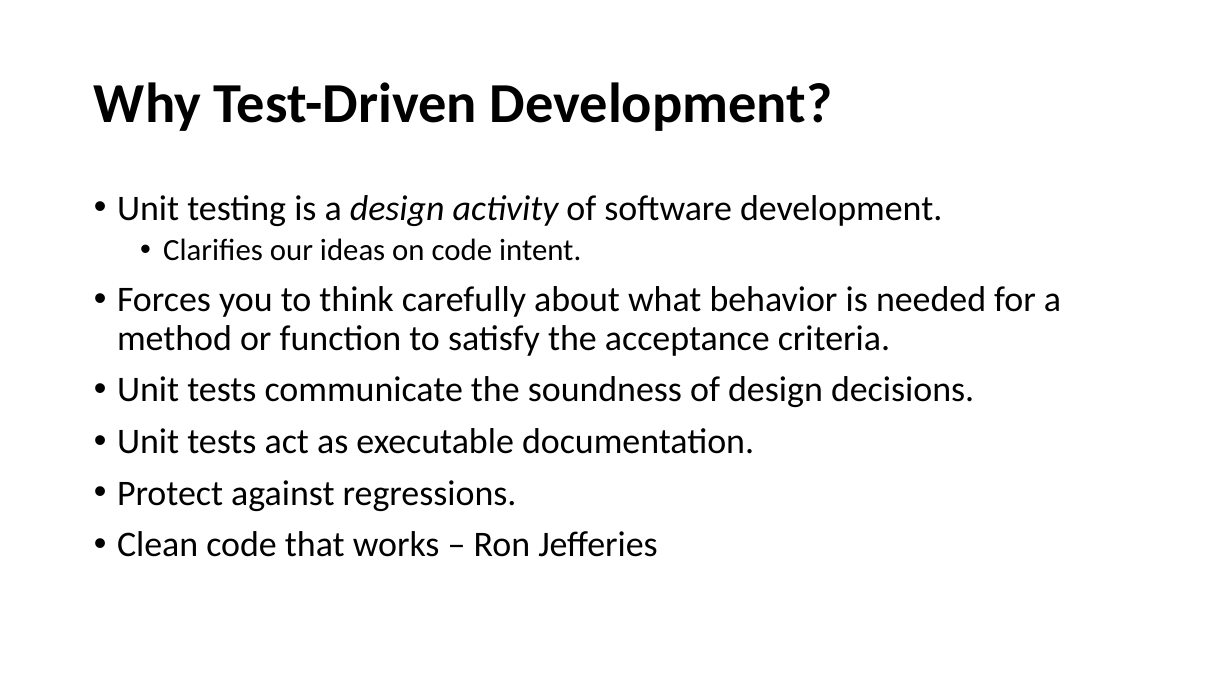
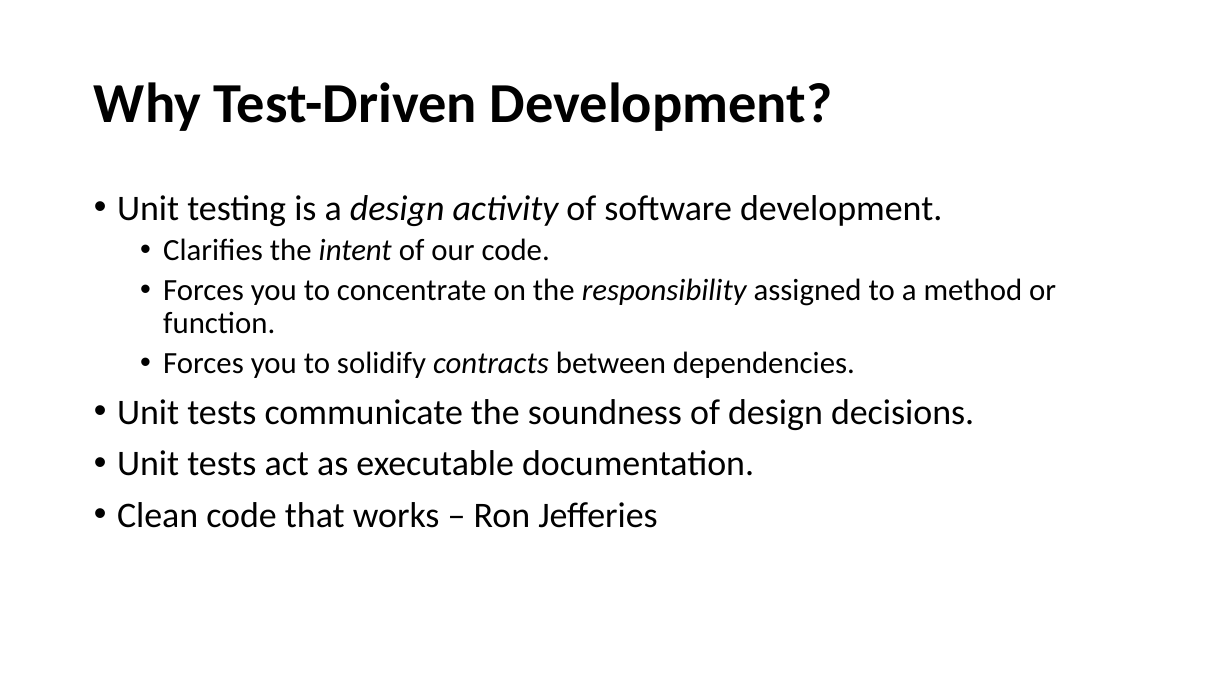
Before and after one commit to cebartling/test-driven, a slide deck: slide 3 of presentations/Introduction to Test-Driven Development.pptx. Drawn at 1232x693 pixels with LibreOffice and Linux fonts; fonts in the diff are those of the drawing. Boxes give left, top, right and bottom in pixels: in the first picture for what was removed or moved away, otherwise in the second. Text is boxed around its words. In the diff, an @@ line names an element or a change of style, - is before the commit and + after.

Commit message:
Updates to presentation

```diff
--- a/presentations/Introduction to Test-Driven Development.pptx
+++ b/presentations/Introduction to Test-Driven Development.pptx
@@ text at [163, 238, 1056, 378]: text changed; size 28 to 24 pt @@
-  • Clarifies our ideas on code intent.
-• Forces you to think carefully about what behavior is needed for a method or function to satisfy the acceptance criteria.
+  • Clarifies the intent of our code.
+  • Forces you to concentrate on the responsibility assigned to a method or function.
+  • Forces you to solidify contracts between dependencies.
@@ text at [117, 480, 517, 511]: paragraph removed @@
-• Protect against regressions.
```
Also in this commit, not shown: 6 slides added.
